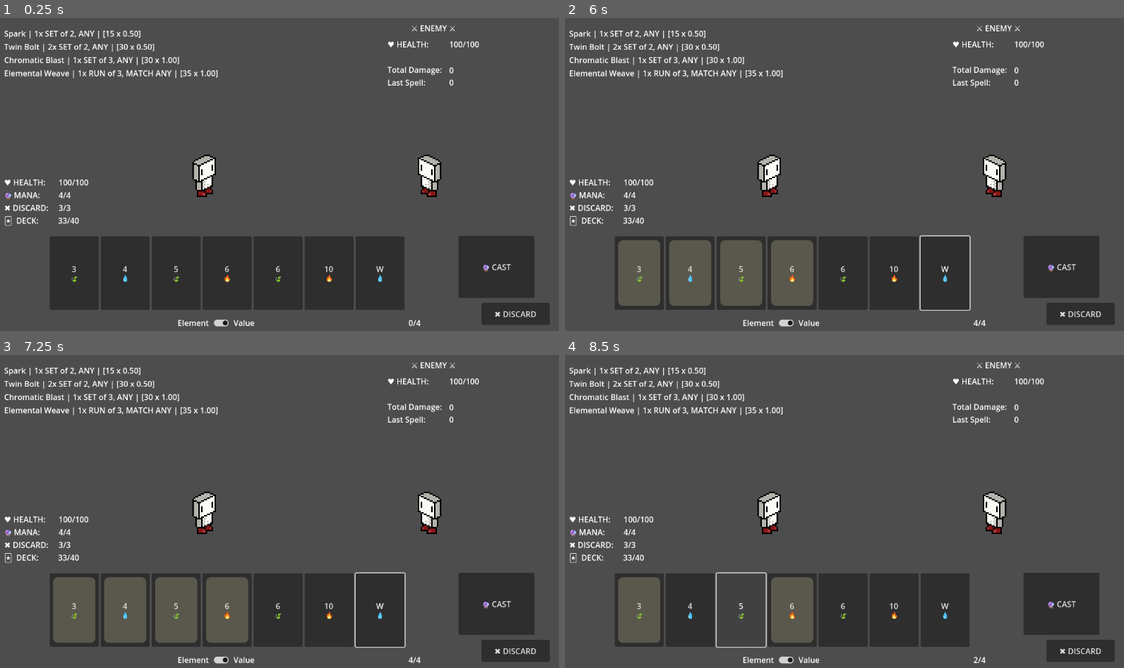
Above: before the commit, frames 1-4 (two rows, left to right).
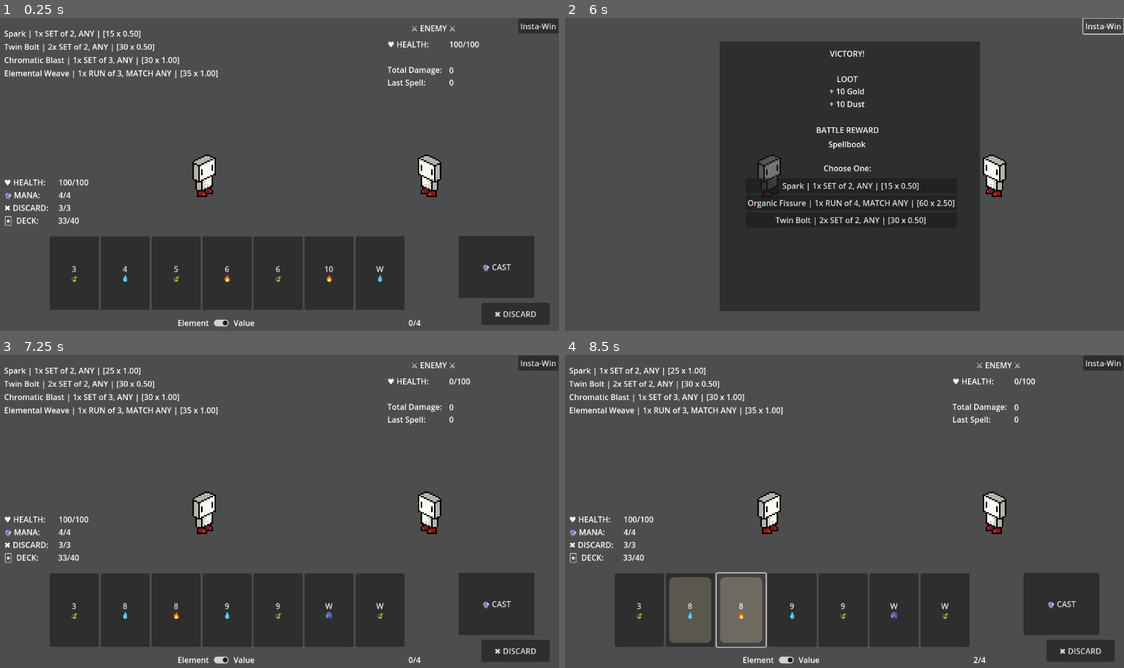
Above: after the commit, the same moments.

Repository: itsdotnickscott/wizard_card_game
Game: Godot game, scene res://scenes/battle.tscn
Same seed, same stepped clock (60 frames per second), same inputs: the game is played once before the commit and once after it.
Inputs (mouse positions are in pixels of both pictures, inside the frame that each line leads up to):
- Up to frame 1 (0.25 s): no input
- Up to frame 2 (6 s): click "3 🍃" at 0.5 s; click "4 💧" at 1.25 s; click "5 🍃" at 2 s; click "6 🔥" at 2.75 s; click "6 🍃" at 3.5 s; click "10 🔥" at 4.25 s; click "W 💧" at 5 s; click (1101, 27) at 5.75 s, where only the run after the commit has a clickable "Insta-Win"
- Up to frame 3 (7.25 s): click (285, 524) at 6.5 s, where only the run after the commit has a clickable "Spark | 1x SET of 2, ANY | [1…"
- Up to frame 4 (8.5 s): click (687, 608) at 7.25 s, where only the run after the commit has a clickable "8 💧"; click (743, 608) at 8 s, where only the run after the commit has a clickable "8 🔥"

The runs differ from the first frame. In frame 1, 0.3% of the frame differs, in the area x 92-100%, y 0-5%; in frame 2, 39%, in the area x 0-100%, y 0-99%; in frame 3, 6.9%; in frame 4, 6.7%.

Commit message:
gain spell or spell upgrade from reward

Diff:
--- a/scenes/battle.tscn
+++ b/scenes/battle.tscn
@@ -20,6 +20,15 @@
 [node name="RewardUI" parent="." instance=ExtResource("5_gdms4")]
 visible = false
 
+[node name="InstaWin" type="Button" parent="."]
+offset_left = 1069.0
+offset_top = 1.0
+offset_right = 1151.0
+offset_bottom = 32.0
+text = "Insta-Win"
+
 [connection signal="cast" from="BattleUI" to="." method="cast_action"]
 [connection signal="discard" from="BattleUI" to="." method="discard_action"]
 [connection signal="sort_hand" from="BattleUI" to="." method="_on_battle_ui_sort_hand"]
+[connection signal="upgrade_spell" from="RewardUI" to="." method="_on_reward_ui_upgrade_spell"]
+[connection signal="pressed" from="InstaWin" to="." method="_on_insta_win_pressed"]
--- a/scripts/battle.gd
+++ b/scripts/battle.gd
@@ -21,6 +21,13 @@
 	player_turn()
 
 
+func next_battle() -> void:
+	battle_ui.visible = true
+	reward_ui.visible = false
+
+	start_battle()
+
+
 ## The [Player] draws to the [member Player.hand_limit] and sorts their [member Player.hand].
 func player_turn() -> void:
 	battle_ui.reset_selected_cards()
@@ -42,9 +49,7 @@
 		total_dmg += dmg
 
 		if enemy.health < 0:
-			reward_ui.visible = true
-			battle_ui.visible = false
-			reward_ui.set_rewards(Reward.get_random_rewards(3, Reward.Type.TOME))
+			battle_end()
 
 		battle_ui.update_enemy_stats(enemy, dmg, total_dmg)
 
@@ -69,3 +74,18 @@
 func _on_battle_ui_sort_hand(by_value: bool) -> void:
 	Analysis.sort_cards(player.hand, by_value)
 	battle_ui.update_player_hand(player.hand)
+
+
+func _on_reward_ui_upgrade_spell(spell: Spell) -> void:
+	player.upgrade_spell(spell)
+	next_battle()
+
+
+func _on_insta_win_pressed():
+	enemy.health = 0
+	battle_end()
+
+func battle_end():
+	reward_ui.visible = true
+	battle_ui.visible = false
+	reward_ui.set_rewards(Reward.get_random_rewards(3, Reward.Type.TOME))
--- a/scripts/player.gd
+++ b/scripts/player.gd
@@ -93,6 +93,16 @@
 	deck.shuffle()
 
 
+func upgrade_spell(new_spell: Spell) -> void:
+	for spell in spellbook:
+		if spell.name == new_spell.name:
+			spell.multi += 0.5
+			spell.base += 10
+			return
+
+	spellbook.append(new_spell)
+
+
 ## Returns a 30-card_scene [Deck], with three of each value (2-10), and a Face card (W)
 ## split up evenly among three different elements (fire, water, earth).[br]
 ## Face cards that are worth 11 damage and can be used in runs before 2 and after 10.
--- a/scripts/reward.gd
+++ b/scripts/reward.gd
@@ -93,8 +93,6 @@
 	var choices := []
 	var rarity: Rarity
 
-	print(random)
-
 	if random < 70.0:
 		rarity = Rarity.COMMON
 	elif random < 90.0:
--- a/scripts/reward_ui.gd
+++ b/scripts/reward_ui.gd
@@ -1,4 +1,7 @@
 extends Control
+
+
+signal upgrade_spell(spell: Spell)
 
 
 @onready var choices_ui: VBoxContainer = get_node("VictoryPanel/Choices")
@@ -20,5 +23,11 @@
 
 		if reward is Spell:
 			button.text = Analysis.get_spell_info(reward)
+			button.pressed.connect(_on_reward_chosen.bind(reward))
 
 		choices_ui.add_child(button)
+
+
+func _on_reward_chosen(reward: Variant):
+		if reward is Spell:
+			upgrade_spell.emit(reward)
